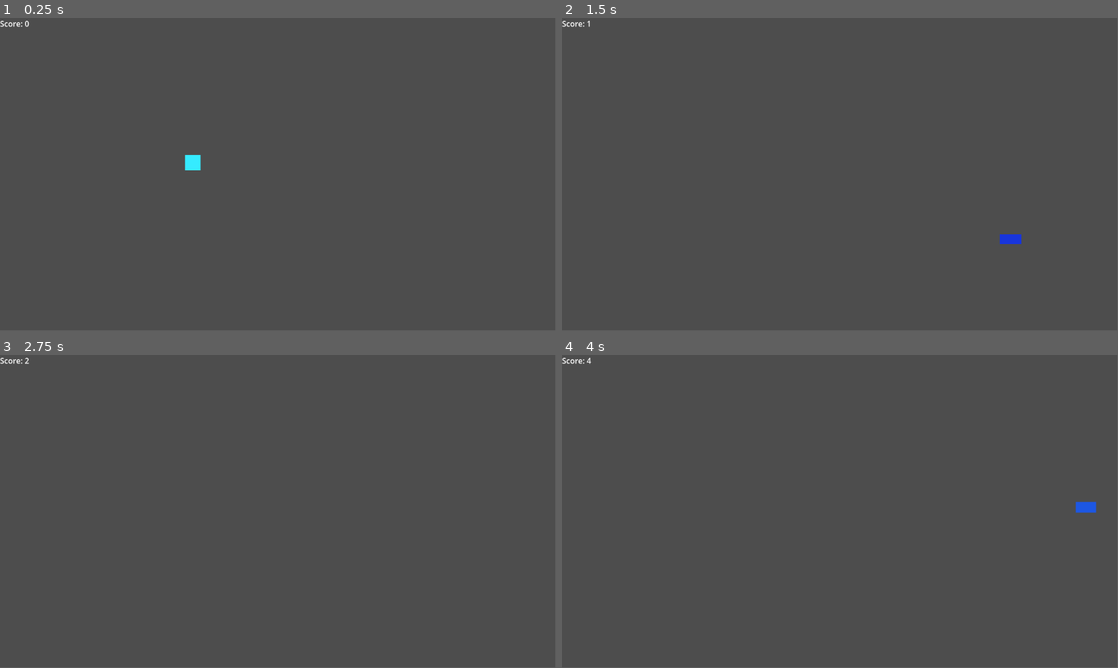
Above: before the commit, frames 1-4 (two rows, left to right).
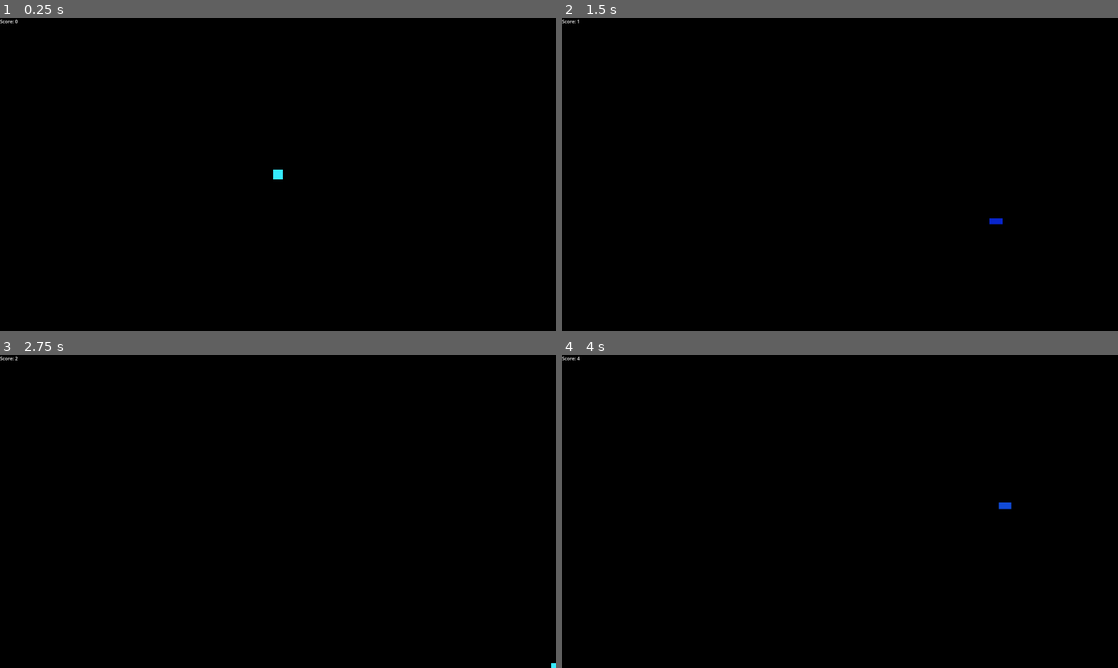
Above: after the commit, the same moments.

Repository: LosCopilot/Shape_Dash
Game: Godot game, scene res://scenes/Main.tscn
Same seed, same stepped clock (60 frames per second), same inputs: the game is played once before the commit and once after it.
Inputs:
- Up to frame 1 (0.25 s): no input
- Up to frame 2 (1.5 s): tap Enter at 0.5 s; hold D (move_right) 0.53-1.28 s; tap Space (dash) at 0.6, 1.35 s; hold S (move_down) from 1.28 s (still down)
- Up to frame 3 (2.75 s): tap Space (dash) at 2, 2.1 s; release S (move_down) at 2.03 s; hold D (move_right) from 2.03 s (still down)
- Up to frame 4 (4 s): tap Enter at 2.75 s; release D (move_right) at 2.78 s; hold W (move_up) 2.78-3.53 s; tap Space (dash) at 2.85, 3.6 s; hold A (move_left) from 3.53 s (still down)
In our replay, the window is 799x449 before the commit and 800x450 after it. These sizes can differ from the game's own. Grey fills any space a smaller window leaves; there, only what the larger window draws over its background counts as a difference.

The runs differ from the first frame. In frame 1, 100% of the frame differs, in the area x 0-100%, y 0-100%; in frame 2, 100%; in frame 3, 100%; in frame 4, 100%.

Commit message:
Version3

Diff:
--- /dev/null
+++ b/patterns/circle_curve.tres
@@ -0,0 +1,5 @@
+[gd_resource type="Curve" format=3 uid="uid://w7lgdacfcese"]
+
+[resource]
+_data = [Vector2(0.25, 0.224719), 0.0, 0.0, 0, 0, Vector2(0.585, 0.651685), 0.0, 0.0, 0, 0, Vector2(0.865, 0.382023), 0.0, 0.0, 0, 0, Vector2(0.98, 0.730337), 0.0, 0.0, 0, 0]
+point_count = 4
--- /dev/null
+++ b/patterns/circle_pattern.tres
@@ -0,0 +1,15 @@
+[gd_resource type="Resource" script_class="AttackPattern" load_steps=4 format=3 uid="uid://csxwvln1kjyi2"]
+
+[ext_resource type="PackedScene" uid="uid://ojjsx7oq8xxj" path="res://scenes/obstacles/Circle Attack.tscn" id="1_ckf6a"]
+[ext_resource type="Script" uid="uid://1yudeyg2bnpn" path="res://scripts/attack_patterns/AttackPattern.gd" id="1_p64lf"]
+[ext_resource type="Curve" uid="uid://w7lgdacfcese" path="res://patterns/circle_curve.tres" id="1_pf4n1"]
+
+[resource]
+script = ExtResource("1_p64lf")
+name = "Circle Attack"
+obstacle_scene = ExtResource("1_ckf6a")
+speed = 200.0
+duration = 3.0
+spawn_interval = 0.2
+movement_curve = ExtResource("1_pf4n1")
+metadata/_custom_type_script = "uid://1yudeyg2bnpn"
--- a/project.godot
+++ b/project.godot
@@ -42,3 +42,7 @@
 "events": [Object(InputEventKey,"resource_local_to_scene":false,"resource_name":"","device":-1,"window_id":0,"alt_press …(191 unchanged characters)…
 ]
 }
+
+[rendering]
+
+environment/defaults/default_clear_color=Color(0, 0, 0, 1)
--- /dev/null
+++ b/scenes/AttackManager.tscn
@@ -0,0 +1,8 @@
+[gd_scene load_steps=2 format=3 uid="uid://dbe5mxh57ycq1"]
+
+[ext_resource type="Script" uid="uid://cbn7v1c53rm33" path="res://scripts/attack_patterns/Attack_manager.tscn.gd" id="1_asm8y"]
+
+[node name="AttackManager_tscn" type="Node2D"]
+script = ExtResource("1_asm8y")
+
+[node name="SpawnTimer" type="Timer" parent="."]
--- /dev/null
+++ b/scenes/CircularObstacle.tscn
@@ -0,0 +1,3 @@
+[gd_scene format=3 uid="uid://ccredjoikdd4l"]
+
+[node name="CircularObstacle" type="Node2D"]
--- /dev/null
+++ b/scenes/obstacles/BaseObstacle.tscn
@@ -0,0 +1,17 @@
+[gd_scene load_steps=4 format=3 uid="uid://cc5hssp5jnema"]
+
+[ext_resource type="Script" uid="uid://vrnd0gjp84a6" path="res://scripts/obstacles/obstacle.gd" id="1_jya6a"]
+[ext_resource type="Texture2D" uid="uid://5pwfdiurw2xv" path="res://assets/Obstaculo_Circulo.png" id="2_4aajp"]
+
+[sub_resource type="CircleShape2D" id="CircleShape2D_mh7sx"]
+
+[node name="BaseObstacle" type="Node2D"]
+
+[node name="Obstacle" type="Area2D" parent="."]
+script = ExtResource("1_jya6a")
+
+[node name="Sprite2D" type="Sprite2D" parent="Obstacle"]
+texture = ExtResource("2_4aajp")
+
+[node name="CollisionShape2D" type="CollisionShape2D" parent="Obstacle"]
+shape = SubResource("CircleShape2D_mh7sx")
--- /dev/null
+++ b/scenes/obstacles/Circle Attack.tscn
@@ -0,0 +1,11 @@
+[gd_scene load_steps=2 format=3 uid="uid://ojjsx7oq8xxj"]
+
+[sub_resource type="CircleShape2D" id="CircleShape2D_jr51r"]
+
+[node name="CircleAttack" type="Node2D"]
+
+[node name="Area2D" type="Area2D" parent="."]
+
+[node name="CollisionShape2D" type="CollisionShape2D" parent="Area2D"]
+shape = SubResource("CircleShape2D_jr51r")
+debug_color = Color(1, 0.156863, 0.160784, 0.419608)
--- a/scripts/Main.gd
+++ b/scripts/Main.gd
@@ -5,26 +5,35 @@
 var obstacle_scene = preload("res://scenes/Obstacle.tscn")
 var ui_scene = preload("res://scenes/UI.tscn")
 
+# Configuración del escenario
+const GAME_WIDTH = 1891
+const GAME_HEIGHT = 1064
+
 # Variables
 var score = 0
 var is_game_over = false
 var game_speed = 200
 
 func _ready():
+	# Configura el tamaño del viewport (solución para Godot 4)
+	get_tree().root.content_scale_size = Vector2(GAME_WIDTH, GAME_HEIGHT)
+	get_viewport().size = Vector2i(GAME_WIDTH, GAME_HEIGHT)  # Alternativa para tamaño de ventana
+
 	spawn_player()
 	spawn_ui()
 	$ObstacleTimer.start()
 
 func spawn_player():
 	var player = player_scene.instantiate()
-	player.position = Vector2(400, 300)
+	# Usamos float para evitar divisiones enteras
+	player.position = Vector2(float(GAME_WIDTH) / 2.0, float(GAME_HEIGHT) / 2.0)  # Centro exacto
 	add_child(player)
 	player.player_hit.connect(game_over)
 
 func spawn_ui():
 	var ui = ui_scene.instantiate()
 	add_child(ui)
-	ui.name = "UI"  # Asigna nombre explícito
+	ui.name = "UI"
 
 func _on_obstacle_timer_timeout():
 	if !is_game_over:
@@ -32,22 +41,20 @@
 		add_child(obstacle)
 		obstacle.setup(get_random_edge_position(), game_speed)
 		score += 1
-		get_node("UI").update_score(score)  # Referencia explícita
+		get_node("UI").update_score(score)
 
 func get_random_edge_position():
-	# Implementación completa de la función
-	var viewport_size = get_viewport_rect().size
 	var side = randi() % 4
 
 	match side:
 		0: # Arriba
-			return Vector2(randf_range(50, viewport_size.x - 50), -50)
+			return Vector2(randf_range(50, GAME_WIDTH - 50), -50)
 		1: # Derecha
-			return Vector2(viewport_size.x + 50, randf_range(50, viewport_size.y - 50))
+			return Vector2(GAME_WIDTH + 50, randf_range(50, GAME_HEIGHT - 50))
 		2: # Abajo
-			return Vector2(randf_range(50, viewport_size.x - 50), viewport_size.y + 50)
+			return Vector2(randf_range(50, GAME_WIDTH - 50), GAME_HEIGHT + 50)
 		3: # Izquierda
-			return Vector2(-50, randf_range(50, viewport_size.y - 50))
+			return Vector2(-50, randf_range(50, GAME_HEIGHT - 50))
 
 func game_over():
 	is_game_over = true
@@ -57,11 +64,13 @@
 func show_game_over_text():
 	var label = Label.new()
 	label.text = "GAME OVER\nScore: %d" % score
-	# Configuración de estilo
 	label.horizontal_alignment = HORIZONTAL_ALIGNMENT_CENTER
 	label.vertical_alignment = VERTICAL_ALIGNMENT_CENTER
-	label.position = Vector2(get_viewport_rect().size.x/2 - 100, get_viewport_rect().size.y/2 - 50)
+
+	# Usamos float para posicionamiento preciso
+	label.position = Vector2(float(GAME_WIDTH) / 2.0 - 100, float(GAME_HEIGHT) / 2.0 - 50)
 	label.size = Vector2(200, 100)
+
 	add_child(label)
 	await get_tree().create_timer(3.0).timeout
 	get_tree().reload_current_scene()
--- a/scripts/Player.gd
+++ b/scripts/Player.gd
@@ -3,11 +3,11 @@
 signal player_hit
 
 @export var normal_speed = 300
-@export var dash_speed = 1200  # Aumentado para mayor impacto
-@export var dash_duration = 0.35  # Duración aumentada
-@export var dash_cooldown = 0.4   # Cooldown reducido
-@export var acceleration = 15.0   # Para movimiento más fluido
-@export var deceleration = 20.0   # Para frenado más suave
+@export var dash_speed = 1200
+@export var dash_duration = 0.35
+@export var dash_cooldown = 0.4
+@export var acceleration = 15.0
+@export var deceleration = 20.0
 
 var current_speed = 0
 var target_speed = 0
@@ -15,6 +15,13 @@
 var can_dash = true
 var is_dashing = false
 var last_movement_direction = Vector2.RIGHT
+
+# Variables para límites (se configuran desde Main.gd)
+var boundary_min_x = 0
+var boundary_max_x = 1891  # Valor por defecto, será sobrescrito
+var boundary_min_y = 0
+var boundary_max_y = 1064  # Valor por defecto, será sobrescrito
+const BOUNDARY_MARGIN = 50  # Margen de seguridad
 
 @onready var sprite = $Sprite
 var dash_timer: Timer
@@ -29,26 +36,45 @@
 func _physics_process(delta):
 	var input_dir = Input.get_vector("move_left", "move_right", "move_up", "move_down")
 
-	# Actualizar dirección y velocidad objetivo
 	if input_dir.length() > 0:
 		last_movement_direction = input_dir.normalized()
 		target_speed = normal_speed
 	else:
 		target_speed = 0
 
-	# Suavizar aceleración/desaceleración
 	if current_speed < target_speed:
 		current_speed = min(current_speed + acceleration * delta * 60, target_speed)
 	elif current_speed > target_speed:
 		current_speed = max(current_speed - deceleration * delta * 60, target_speed)
 
-	# Aplicar movimiento
 	velocity = last_movement_direction * current_speed
 	position += velocity * delta
 
-	# Dash con Space
+	if !is_dashing:
+		clamp_player_position()
+	else:
+		check_dash_boundaries()
+
 	if Input.is_action_just_pressed("dash") and can_dash and last_movement_direction != Vector2.ZERO:
 		start_dash()
+
+# Función para establecer límites desde Main.gd
+func set_boundaries(min_x, max_x, min_y, max_y):
+	boundary_min_x = min_x
+	boundary_max_x = max_x
+	boundary_min_y = min_y
+	boundary_max_y = max_y
+
+func clamp_player_position():
+	position.x = clamp(position.x, boundary_min_x, boundary_max_x)
+	position.y = clamp(position.y, boundary_min_y, boundary_max_y)
+
+func check_dash_boundaries():
+	if (position.x < boundary_min_x - 100 or position.x > boundary_max_x + 100 or
+		position.y < boundary_min_y - 100 or position.y > boundary_max_y + 100):
+		end_dash()
+		position.x = clamp(position.x, boundary_min_x, boundary_max_x)
+		position.y = clamp(position.y, boundary_min_y, boundary_max_y)
 
 func setup_timers():
 	dash_timer = Timer.new()
@@ -72,14 +98,9 @@
 	is_dashing = true
 	current_speed = dash_speed
 
-	# Efecto visual mejorado
 	var tween = create_tween()
 	tween.tween_property(sprite, "scale", Vector2(1.4, 0.6), 0.1)
 	tween.parallel().tween_property(sprite, "modulate", Color(0.2, 0.2, 1.0, 0.8), 0.1)
-
-	# Efecto de distorsión durante dash
-	var distortion_tween = create_tween()
-	distortion_tween.tween_property(sprite.material, "shader_param:distortion", 0.2, 0.1)
 
 	dash_timer.start()
 	dash_cooldown_timer.start()
@@ -89,16 +110,12 @@
 	is_dashing = false
 	target_speed = normal_speed if Input.get_vector("move_left", "move_right", "move_up", "move_down").length() > 0 else 0
 
-	# Restaurar efectos visuales suavemente
 	var tween = create_tween()
 	tween.tween_property(sprite, "scale", Vector2.ONE, 0.15)
 	tween.parallel().tween_property(sprite, "modulate", Color.WHITE, 0.15)
 
-	# Restaurar distorsión
-	var distortion_tween = create_tween()
-	distortion_tween.tween_property(sprite.material, "shader_param:distortion", 0.0, 0.15)
-
 	set_collision_mask_value(1, true)
+	clamp_player_position()
 
 func _on_dash_timer_timeout():
 	end_dash()
@@ -111,7 +128,6 @@
 		player_hit.emit()
 
 func _on_game_started():
-	# Resetear estado al iniciar juego
 	current_speed = 0
 	target_speed = 0
 	velocity = Vector2.ZERO
@@ -120,3 +136,5 @@
 	last_movement_direction = Vector2.RIGHT
 	sprite.modulate = Color.WHITE
 	sprite.scale = Vector2.ONE
+	if get_parent().has_method("get_player_start_position"):
+		position = get_parent().get_player_start_position()
--- /dev/null
+++ b/scripts/attack_patterns/AttackPattern.gd
@@ -0,0 +1,16 @@
+class_name AttackPattern
+extends Resource
+
+@export var name: String = "Basic"
+@export var obstacle_scene: PackedScene
+@export var speed: float = 200
+@export var duration: float = 3.0
+@export var spawn_interval: float = 0.15
+@export var movement_curve: Curve
+
+# Función para instanciar obstáculos
+func spawn_obstacle(parent: Node, pos: Vector2, dir: Vector2):
+	var obstacle = obstacle_scene.instantiate()
+	obstacle.initialize(pos, dir, speed * movement_curve.sample(randf()))
+	parent.add_child(obstacle)
+	return obstacle
--- /dev/null
+++ b/scripts/attack_patterns/Attack_manager.tscn.gd
@@ -0,0 +1,81 @@
+extends Node
+
+# Señales
+signal pattern_started(pattern_name: String)
+signal pattern_ended
+
+# Configuración
+@export var patterns: Array[AttackPattern]
+@export var cooldown: float = 2.0
+
+var current_pattern: AttackPattern
+var is_active: bool = false
+
+@onready var timer = $Timer
+
+func start_random_pattern():
+	if patterns.is_empty() or is_active:
+		return
+
+	current_pattern = patterns.pick_random()
+	is_active = true
+	pattern_started.emit(current_pattern.name)
+
+	timer.wait_time = current_pattern.spawn_interval
+	timer.start()
+
+	await get_tree().create_timer(current_pattern.duration).timeout
+	stop_pattern()
+
+func stop_pattern():
+	timer.stop()
+	is_active = false
+	pattern_ended.emit()
+	await get_tree().create_timer(cooldown).timeout
+	start_random_pattern()
+
+func _on_timer_timeout():
+	if !current_pattern: return
+
+	match current_pattern.name:
+		"Circle":
+			spawn_circle_pattern()
+		"Spiral":
+			spawn_spiral_pattern()
+		_:
+			spawn_default_pattern()
+
+# Patrones específicos
+func spawn_circle_pattern():
+	var viewport = get_viewport().get_visible_rect()
+	var center = viewport.size / 2
+	var radius = 300
+	var angle = randf() * TAU
+
+	var pos = center + Vector2(cos(angle), sin(angle)) * radius
+	var dir = (center - pos).orthogonal().normalized()
+
+	current_pattern.spawn_obstacle(self, pos, dir)
+
+func spawn_spiral_pattern():
+	var viewport = get_viewport().get_visible_rect()
+	var center = viewport.size / 2
+	var t = randf()
+	var revolutions = 2
+	var angle = TAU * revolutions * t
+	var radius = lerp(100, 400, t)
+
+	var pos = center + Vector2(cos(angle), sin(angle)) * radius
+	var dir = Vector2(-sin(angle), cos(angle))
+
+	current_pattern.spawn_obstacle(self, pos, dir)
+
+func spawn_default_pattern():
+	var viewport = get_viewport().get_visible_rect()
+	var pos = Vector2(
+		randf_range(0, viewport.size.x),
+		randf_range(0, viewport.size.y)
+	)
+	var dir = Vector2.RIGHT.rotated(randf_range(-PI, PI))
+
+	current_pattern.spawn_obstacle(self, pos, dir)
--- /dev/null
+++ b/scripts/obstacles/obstacle.gd
@@ -0,0 +1,50 @@
+extends Area2D
+
+# Configuración
+@export var base_speed: float = 200
+@export var rotation_speed: float = 2.0
+@export var lifetime: float = 10.0
+
+# Variables
+var direction: Vector2 = Vector2.ZERO
+var current_speed: float = 0
+var age: float = 0
+
+@onready var sprite = $Sprite2D
+
+func _ready():
+	setup_obstacle()
+	setup_material()
+
+func setup_obstacle():
+	# Configuración visual aleatoria
+	var hue = randf()
+	sprite.modulate = Color.from_hsv(hue, 0.9, 0.9)
+	sprite.rotation = randf_range(0, TAU)
+
+	# Colisión dinámica
+	var shape = RectangleShape2D.new()
+	shape.size = Vector2(randf_range(30, 60), randf_range(30, 60))
+	$CollisionShape2D.shape = shape
+
+func setup_material():
+	var material = ShaderMaterial.new()
+	material.shader = load("res://shaders/obstacle_outline.gdshader")
+	sprite.material = material
+
+func initialize(pos: Vector2, dir: Vector2, speed: float):
+	position = pos
+	direction = dir.normalized()
+	current_speed = speed
+
+func _process(delta):
+	position += direction * current_speed * delta
+	sprite.rotation += rotation_speed * delta
+
+	age += delta
+	if age > lifetime:
+		queue_free()
+
+func _on_body_entered(body):
+	if body.is_in_group("player"):
+		body.take_damage()
--- /dev/null
+++ b/shaders/obstacle_outline.gdshader
@@ -0,0 +1,13 @@
+shader_type canvas_item;
+
+uniform float outline_width : hint_range(0, 0.2) = 0.05;
+uniform vec4 outline_color : source_color = vec4(1.0, 1.0, 1.0, 0.8);
+
+void fragment() {
+    vec4 tex_color = texture(TEXTURE, UV);
+    float dist = distance(UV, vec2(0.5));
+    float outline = smoothstep(0.5 - outline_width, 0.5, dist);
+
+    COLOR = mix(tex_color, outline_color, outline);
+    COLOR.a = max(tex_color.a, outline); // Mantener transparencia
+}
Binary file added: assets/Escena.png
Not shown, added: assets/Escena.png.import
Binary file added: assets/Obstaculo_Circulo.png
Not shown, added: assets/Obstaculo_Circulo.png.import
Not shown, added: scripts/attack_patterns/AttackPattern.gd.uid
Not shown, added: scripts/attack_patterns/Attack_manager.tscn.gd.uid
Not shown, added: scripts/obstacles/obstacle.gd.uid
Not shown, added: shaders/obstacle_outline.gdshader.uid
